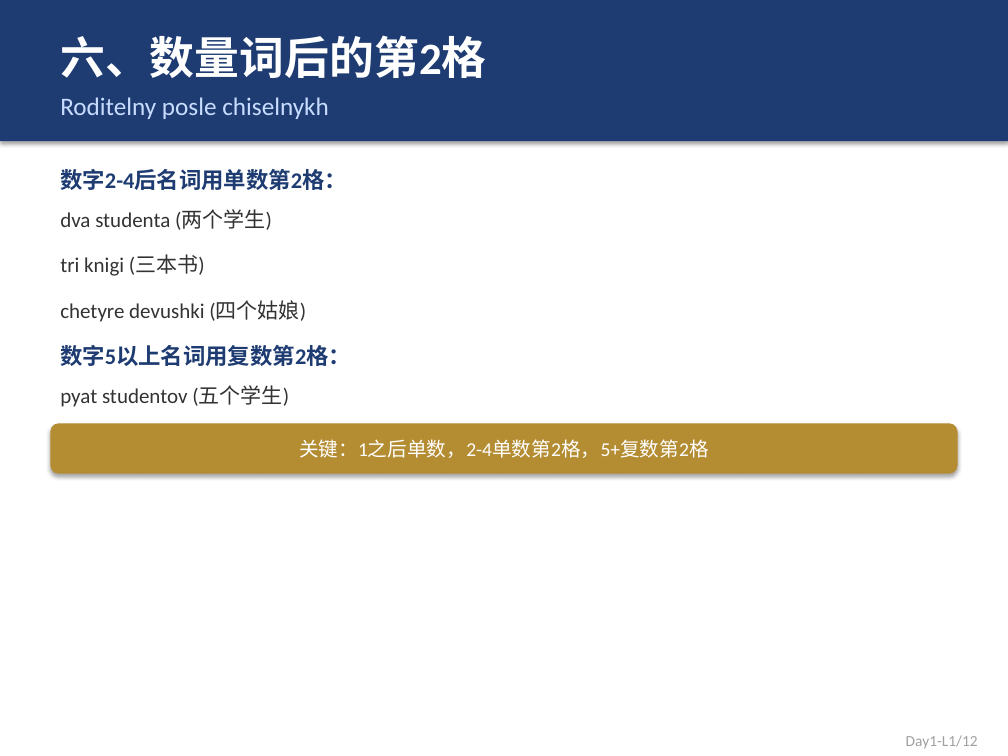
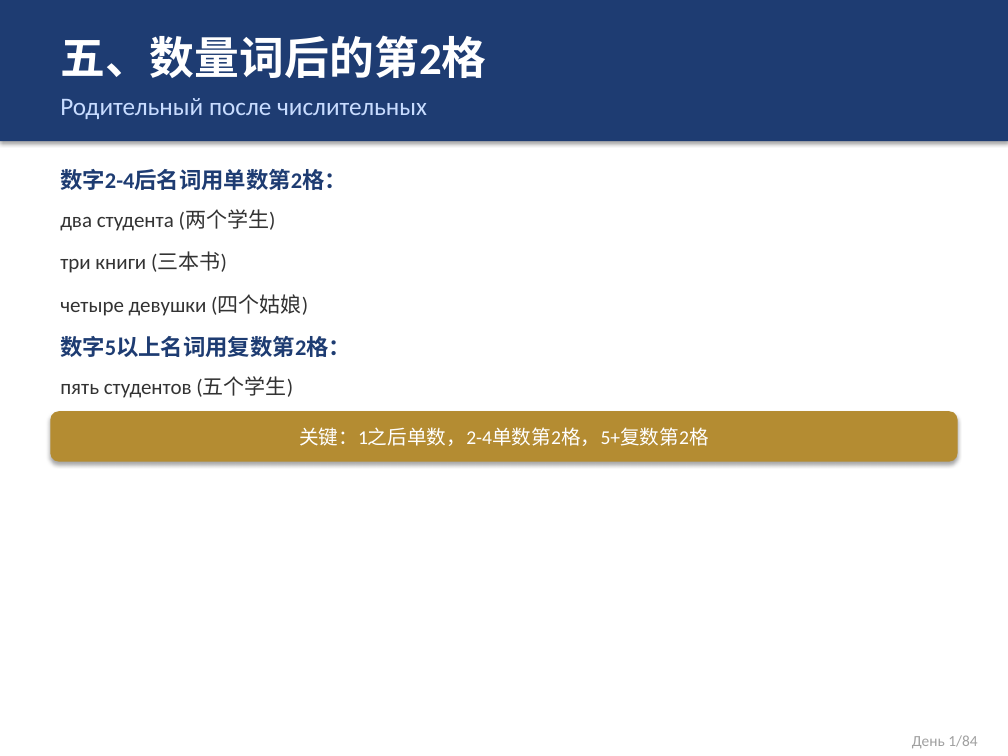
Before and after one commit to leon-lee-sys/openclaw-backup, a slide deck: slide 6 of courses/俄语课件/俄语_Day1_L1.pptx (slide 7 before the commit). Drawn at 1008x756 pixels with LibreOffice and Linux fonts; fonts in the diff are those of the drawing. Boxes give left, top, right and bottom in pixels: in the first picture for what was removed or moved away, otherwise in the second. Text is boxed around its words. In the diff, an @@ line names an element or a change of style, - is before the commit and + after.

```diff
--- a/courses/俄语课件/俄语_Day1_L1.pptx
+++ b/courses/俄语课件/俄语_Day1_L1.pptx
@@ text at <box>60,35,486,78</box>: text changed @@
-六、数量词后的第2格
+五、数量词后的第2格
@@ text at <box>60,98,427,119</box>: text changed @@
-Roditelny posle chiselnykh
+Родительный после числительных
@@ text at <box>60,210,276,231</box>: text changed @@
-dva studenta (两个学生)
+два студента (两个学生)
@@ text at <box>60,252,227,273</box>: text changed @@
-tri knigi (三本书)
+три книги (三本书)
@@ text at <box>60,294,308,316</box>: text changed @@
-chetyre devushki (四个姑娘)
+четыре девушки (四个姑娘)
@@ text "数字5以上名词用复数第2格：": place and size @@
-text "数字5以上名词用复数第2格：" at <box>60,345,351,366</box>
+text "数字5以上名词用复数第2格：" at <box>60,336,351,357</box>
@@ text at <box>60,377,293,398</box>: text changed @@
-pyat studentov (五个学生)
+пять студентов (五个学生)
@@ rounded rectangle "关键：1之后单数，2-4单数第2格，5+复数第2格": place and size @@
-rounded rectangle "关键：1之后单数，2-4单数第2格，5+复数第2格" at <box>50,423,958,474</box>
+rounded rectangle "关键：1之后单数，2-4单数第2格，5+复数第2格" at <box>50,411,958,462</box>
@@ text at <box>912,735,977,748</box>: text changed @@
-Day1-L1/12
+День 1/84
```
Also in this commit, not shown: 9 other slides changed, 2 slides removed, 10 other files.
